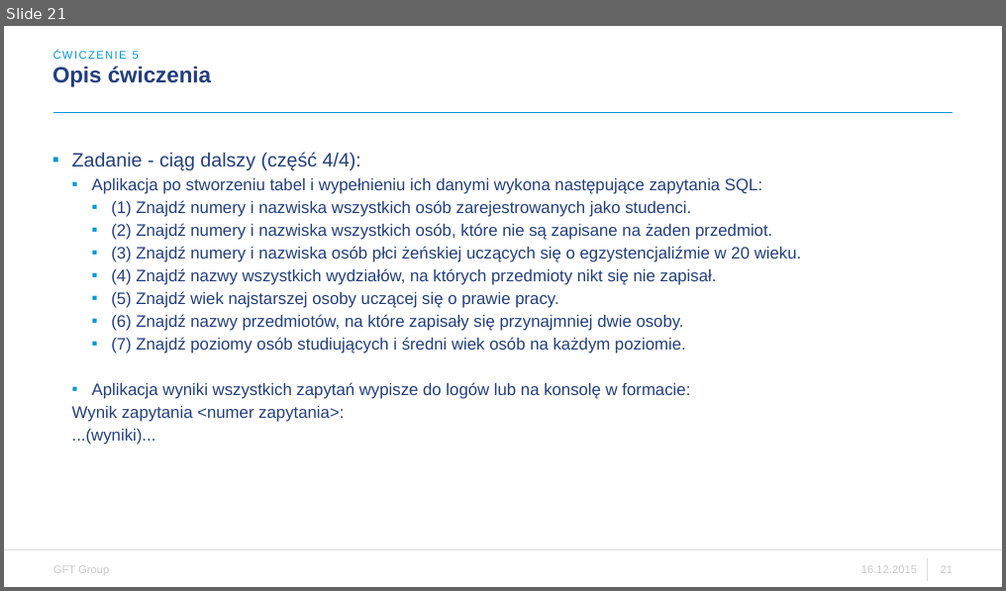
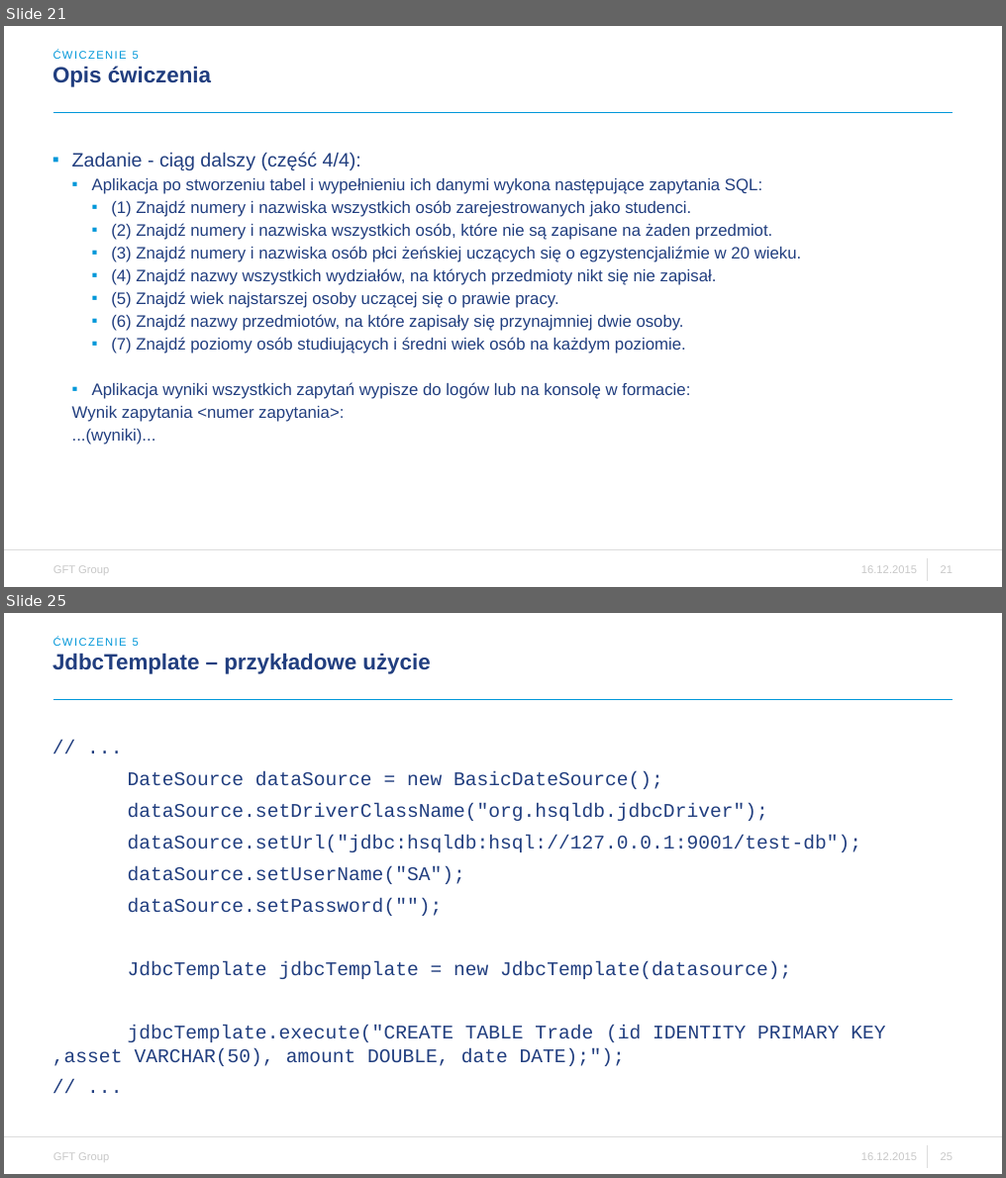
Before and after one commit to riiff1/exercise5, a slide deck: WDSR - ćwiczenie 5.pptx. Shown one above the other, each under a label of ours: slide 21 before the commit, slides 21 and 25 after it; the slides between them are not shown. The pictures are 1006x591 and 1006x1178 pixels, drawn with LibreOffice and Linux fonts; fonts in the diff are those of the drawing; background and template pictures are left out. Boxes give left, top, right and bottom in pixels: in the first picture for what was removed or moved away, otherwise in the second. Text is boxed around its words. In the diff, an @@ line names an element or a change of style, - is before the commit and + after.

Commit message:
Update prezentacji dla JdbcTemplate, aktualizacja terminow

```diff
--- a/WDSR - ćwiczenie 5.pptx
+++ b/WDSR - ćwiczenie 5.pptx
@@ slide 25 added at bbox=[4, 613, 1002, 1174], background #FFFFFF; not listed: 6 template elements that a slide beside it also shows @@
@@ text added at bbox=[54, 637, 139, 646], 8 pt, text #0097D9 @@
+ĆWICZENIE 5
@@ title added at bbox=[53, 653, 430, 674], 16 pt, text #213E7F, bold @@
+JdbcTemplate – przykładowe użycie
@@ text added at bbox=[53, 772, 885, 1066], 14 pt, text #213E7F @@
+// ...
+DateSource dataSource = new BasicDateSource();
+dataSource.setDriverClassName("org.hsqldb.jdbcDriver");
+    dataSource.setUrl("jdbc:hsqldb:hsql://127.0.0.1:9001/test-db");
+dataSource.setUserName("SA");
+dataSource.setPassword("");
+JdbcTemplate jdbcTemplate = new JdbcTemplate(datasource);
+jdbcTemplate.execute("CREATE TABLE Trade (id IDENTITY PRIMARY KEY ,asset VARCHAR(50), amount DOUBLE, date DATE);");
+// ...
```
Also in this commit, not shown: 1 slide changed, 3 other slides added.
